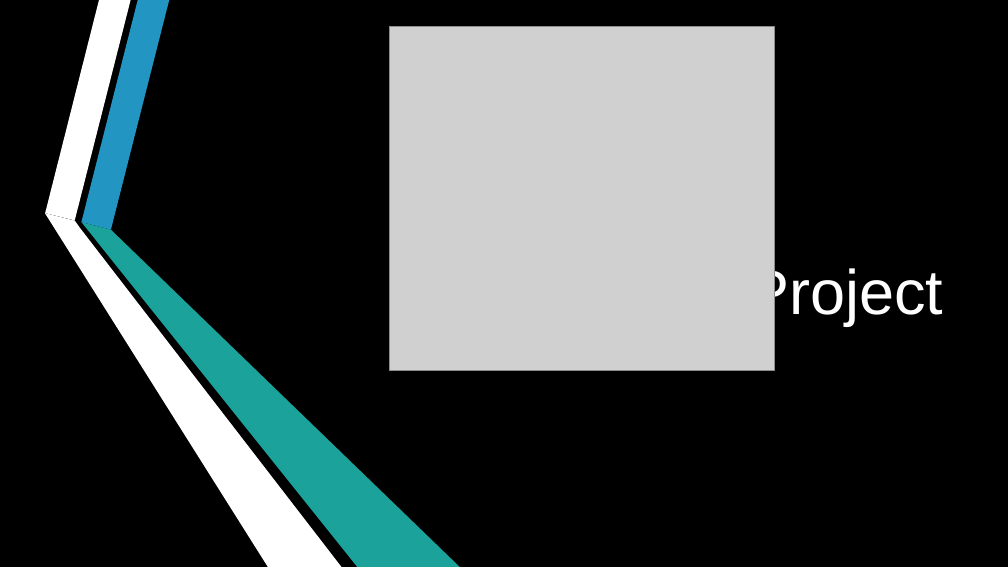
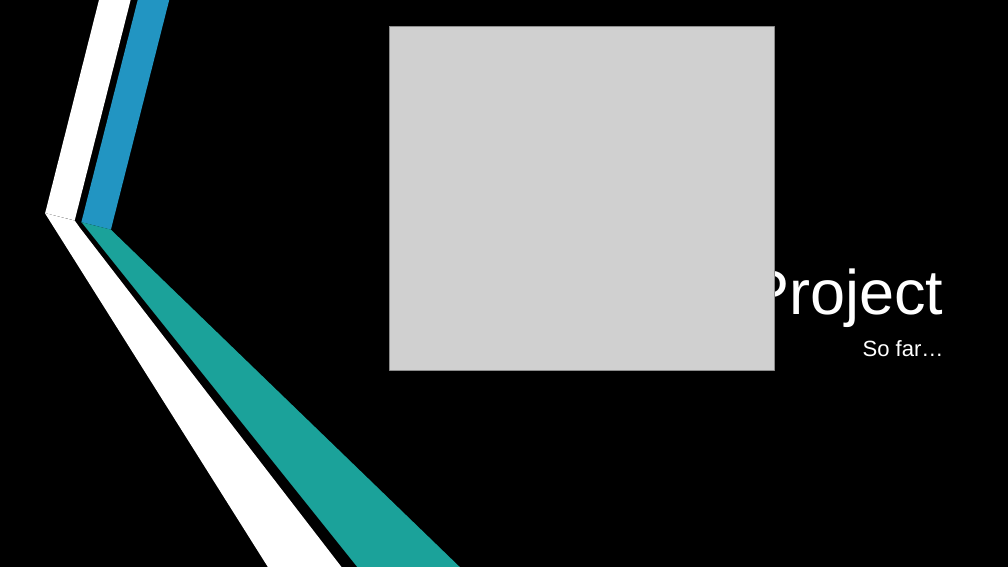
Before and after one commit to jcqac/docker-project, a slide deck: slide 1 of Presentation.pptx. Drawn at 1008x567 pixels with LibreOffice and Linux fonts; fonts in the diff are those of the drawing; grey boxes stand for pictures; background and template pictures are left out. Boxes give left, top, right and bottom in pixels: in the first picture for what was removed or moved away, otherwise in the second. Text is boxed around its words. In the diff, an @@ line names an element or a change of style, - is before the commit and + after.

Commit message:
22nd commit of Docker Project
Java, Jenkins, Jira, MySQL, Nexus, Postfix, Zabbix and Urvancode Deploy are now working

ToDo: update gitignore

```diff
--- a/Presentation.pptx
+++ b/Presentation.pptx
@@ subtitle added at (863,340,944,357), 21 pt, text #FFFFFF @@
+So far…
```
